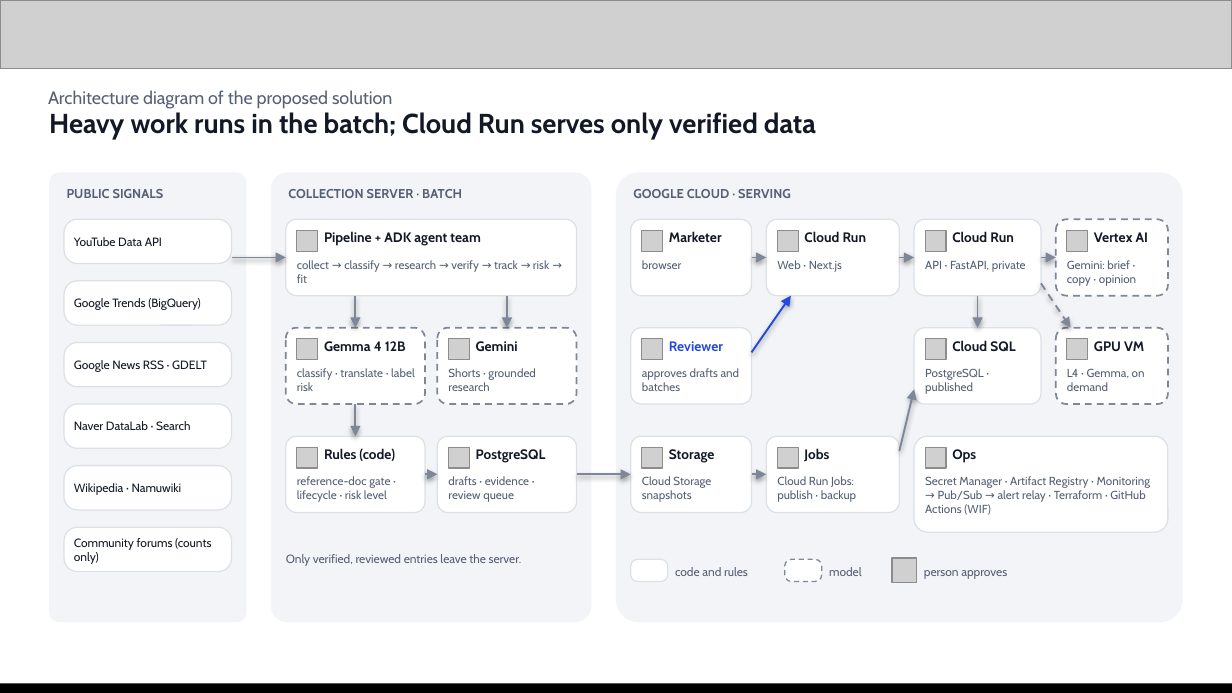
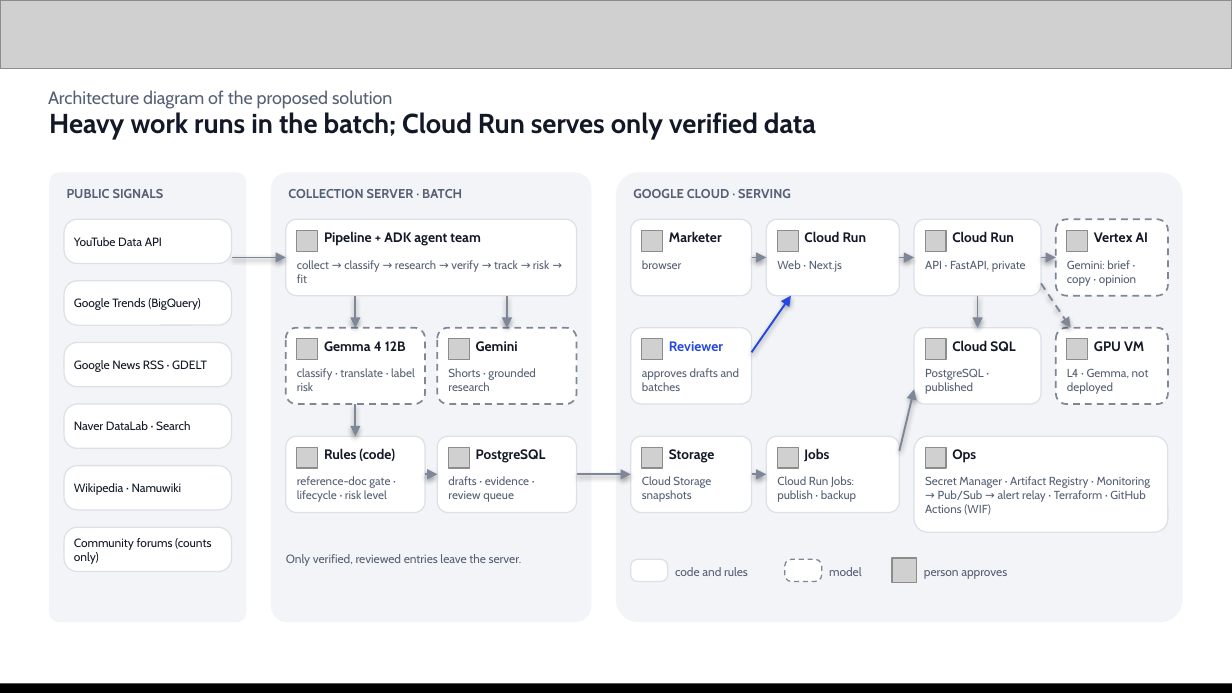
Before and after one commit to Sihyeon-Ji/trend-interpreter, a slide deck: slide 6 of docs/대회/제출/AI-Builder-Cup-제출-초안.pptx. Drawn at 1232x693 pixels with LibreOffice and Linux fonts; fonts in the diff are those of the drawing; grey boxes stand for pictures. Boxes give left, top, right and bottom in pixels: in the first picture for what was removed or moved away, otherwise in the second. Text is boxed around its words. In the diff, an @@ line names an element or a change of style, - is before the commit and + after.

```diff
--- a/docs/대회/제출/AI-Builder-Cup-제출-초안.pptx
+++ b/docs/대회/제출/AI-Builder-Cup-제출-초안.pptx
@@ text at (x1=1067, y1=368, x2=1149, y2=394): text changed @@
-L4 · Gemma, on demand
+L4 · Gemma, not deployed
```
Also in this commit, not shown: 4 other slides changed, 8 other files.
